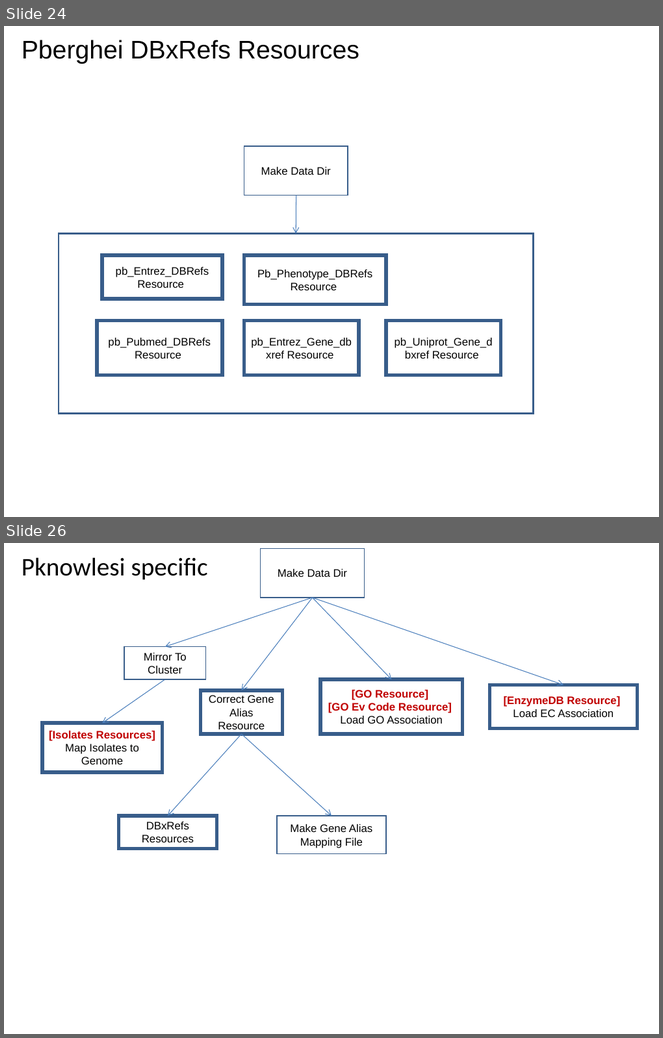
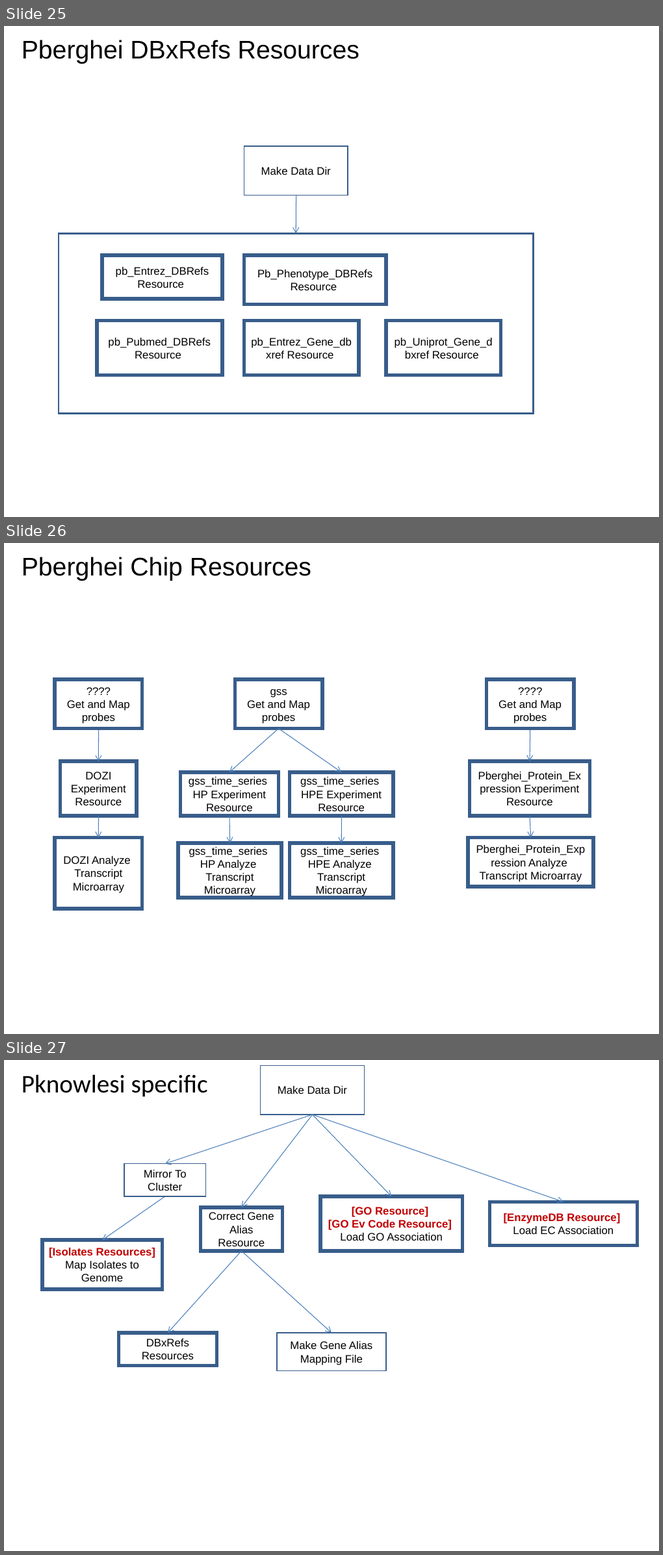
Before and after one commit to VEuPathDB/ApiCommonWorkflow, a slide deck: Main/doc/IntegratedWorkflow.ppt. Shown one above the other, each under a label of ours: slides 24 and 26 before the commit, slides 25, 26 and 27 after it; the slides between them are not shown. The pictures are 663x1038 and 663x1555 pixels, drawn with LibreOffice and Linux fonts; fonts in the diff are those of the drawing. Boxes give left, top, right and bottom in pixels: in the first picture for what was removed or moved away, otherwise in the second. Text is boxed around its words. In the diff, an @@ line names an element or a change of style, - is before the commit and + after.

Commit message:
edit chip resources

```diff
--- a/Main/doc/IntegratedWorkflow.ppt
+++ b/Main/doc/IntegratedWorkflow.ppt
@@ slide 26 added at box(4, 543, 659, 1034), background #FFFFFF @@
@@ title added at box(22, 557, 311, 581), 28 pt, text #000000 @@
+Pberghei Chip Resources
@@ rectangle added at box(55, 679, 142, 728), outline #385D8A 4 pt, 12 pt, text #000000 @@
+????
+Get and Map probes
@@ rectangle added at box(235, 679, 322, 728), outline #385D8A 4 pt, 12 pt, text #000000 @@
+gss
+Get and Map probes
@@ rectangle added at box(487, 679, 574, 728), outline #385D8A 4 pt, 12 pt, text #000000 @@
+????
+Get and Map probes
@@ arrow added from (98, 729) to (98, 762), #4A7EBB 0.74 pt @@
@@ arrow added from (278, 728) to (230, 772), #4A7EBB 0.74 pt @@
@@ arrow added from (278, 728) to (341, 772), #4A7EBB 0.74 pt @@
@@ arrow added from (530, 728) to (530, 761), #4A7EBB 0.74 pt @@
@@ rectangle added at box(61, 761, 137, 815), outline #385D8A 4 pt, 12 pt, text #000000 @@
+DOZI Experiment
+Resource
@@ rectangle added at box(180, 772, 278, 816), outline #385D8A 4 pt, 12 pt, text #000000 @@
+gss_time_series HP Experiment
+Resource
@@ rectangle added at box(289, 772, 393, 816), outline #385D8A 4 pt, 12 pt, text #000000 @@
+gss_time_series HPE Experiment
+Resource
@@ rectangle added at box(470, 761, 590, 815), outline #385D8A 4 pt, 12 pt, text #000000 @@
+Pberghei_Protein_Expression Experiment
+Resource
@@ arrow added from (98, 816) to (98, 838), #4A7EBB 0.74 pt @@
@@ arrow added from (230, 816) to (230, 843), #4A7EBB 0.74 pt @@
@@ arrow added from (341, 816) to (341, 844), #4A7EBB 0.74 pt @@
@@ arrow added from (530, 816) to (530, 838), #4A7EBB 0.74 pt @@
@@ rectangle added at box(55, 838, 142, 908), outline #385D8A 4 pt, 12 pt, text #000000 @@
+DOZI Analyze
+Transcript Microarray
@@ rectangle added at box(178, 843, 282, 897), outline #385D8A 4 pt, 12 pt, text #000000 @@
+gss_time_series HP Analyze
+Transcript Microarray
@@ rectangle added at box(289, 843, 393, 897), outline #385D8A 4 pt, 12 pt, text #000000 @@
+gss_time_series HPE Analyze
+Transcript Microarray
@@ rectangle added at box(468, 838, 594, 887), outline #385D8A 4 pt, 12 pt, text #000000 @@
+Pberghei_Protein_Expression Analyze
+Transcript Microarray
@@ what was slide 24 is now slide 25 @@
@@ what was slide 26 is now slide 27 @@
```
Also in this commit, not shown: 1 slide changed, 3 other slides added, 3 slides removed.
